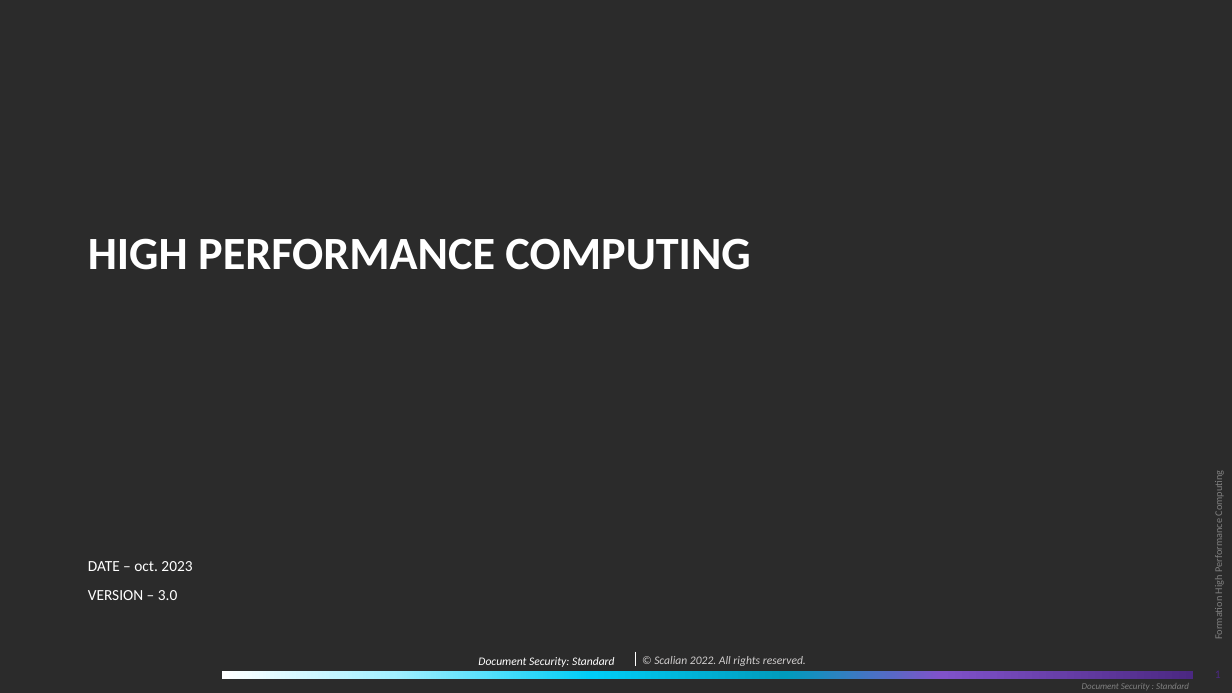
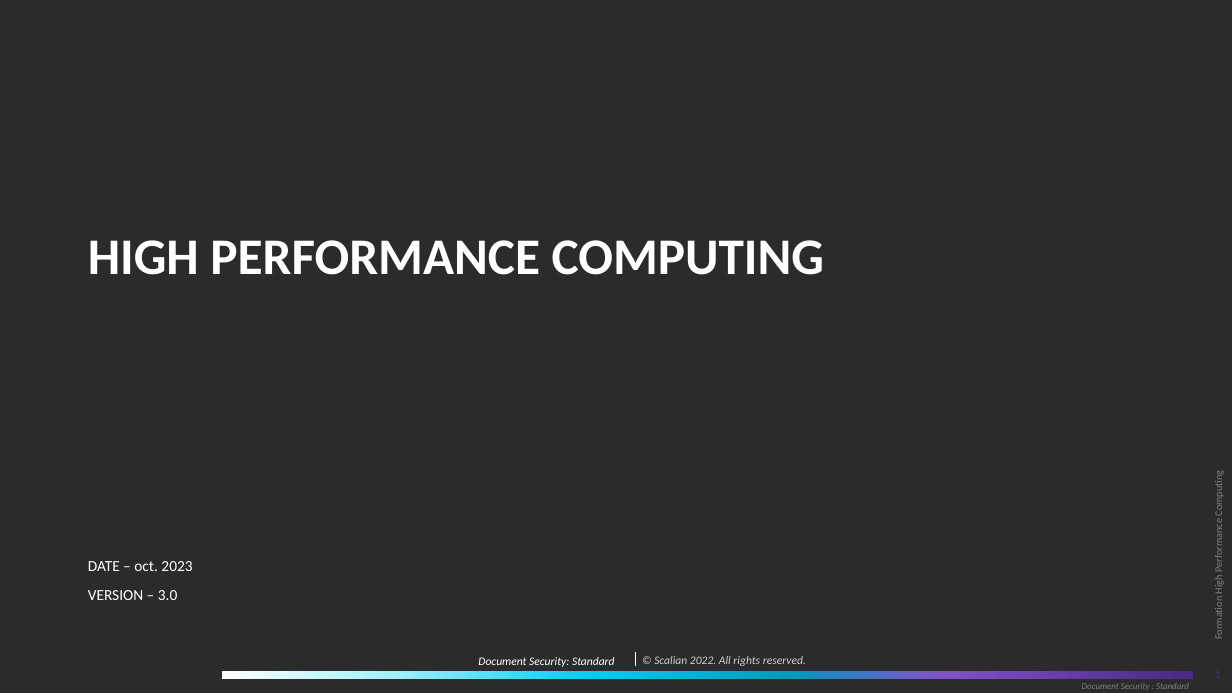
Before and after one commit to franckginguene/hpc_formation_scalian, a slide deck: slide 1 of Diapos/High_Performance_Computing_Intro.pptx. Drawn at 1232x693 pixels with LibreOffice and Linux fonts; fonts in the diff are those of the drawing; background and template pictures are left out; a plain dark background stands for a picture behind light text. Boxes give left, top, right and bottom in pixels: in the first picture for what was removed or moved away, otherwise in the second. Text is boxed around its words. In the diff, an @@ line names an element or a change of style, - is before the commit and + after.

```diff
--- a/Diapos/High_Performance_Computing_Intro.pptx
+++ b/Diapos/High_Performance_Computing_Intro.pptx
@@ title "HIGH PERFORMANCE COMPUTING" at [88,240,825,275]: size 36 to 40 pt @@
```
Also in this commit, not shown: 2 other slides changed, 1 slide added, 2 other files.
